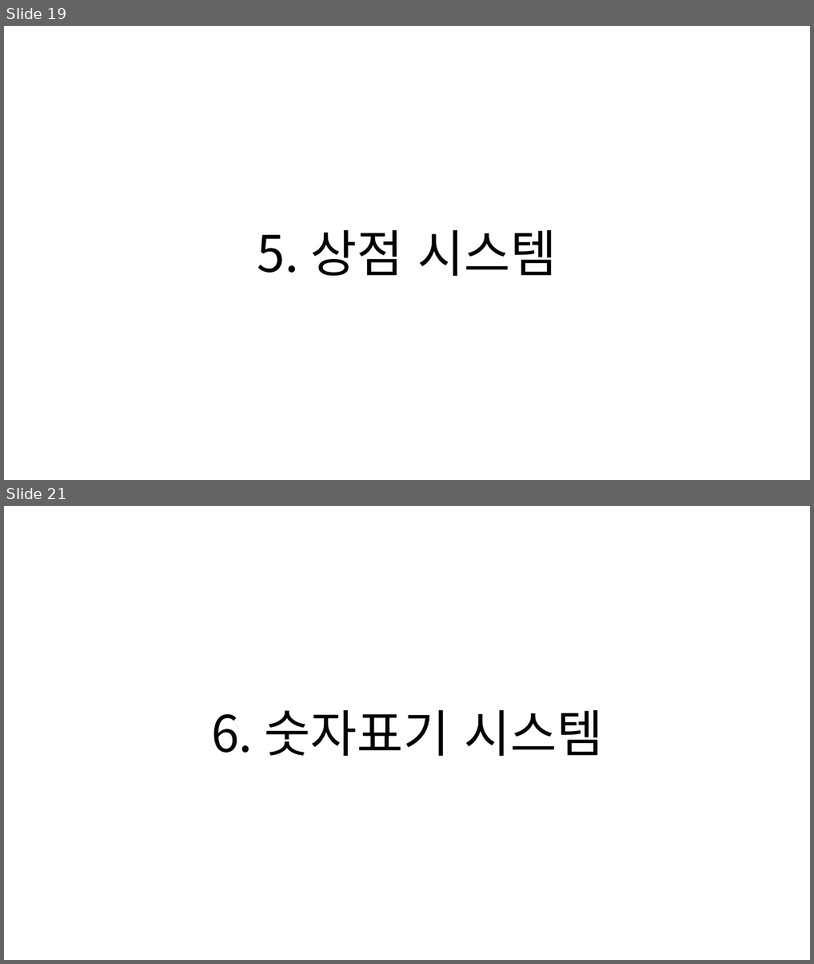
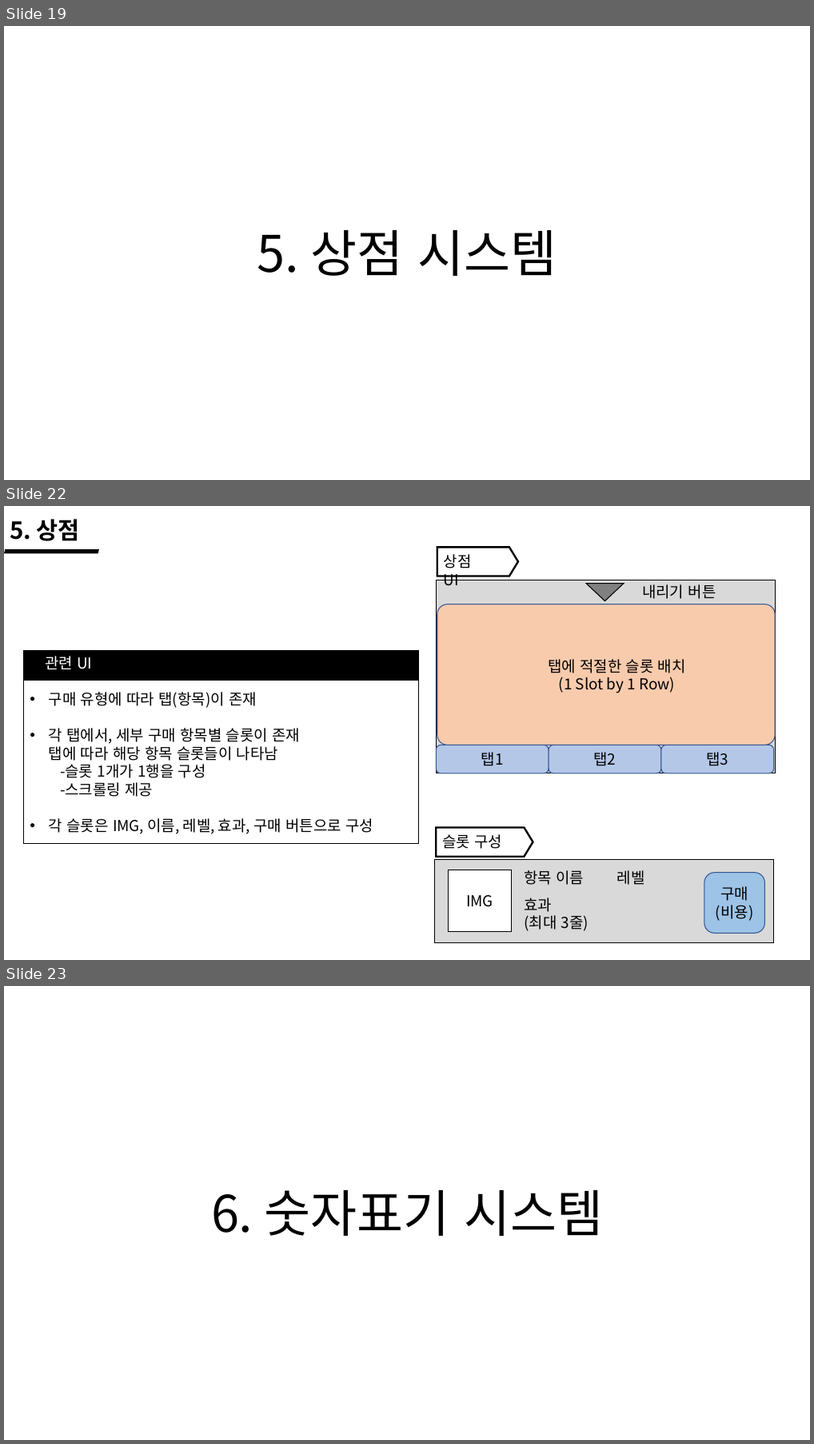
Before and after one commit to wlrud753/CarryCarrot, a slide deck: 기획서/당근키우기 시스템.pptx. Shown one above the other, each under a label of ours: slides 19 and 21 before the commit, slides 19, 22 and 23 after it; the slides between them are not shown. The pictures are 814x964 and 814x1444 pixels, drawn with LibreOffice and Linux fonts; fonts in the diff are those of the drawing. Boxes give left, top, right and bottom in pixels: in the first picture for what was removed or moved away, otherwise in the second. Text is boxed around its words. In the diff, an @@ line names an element or a change of style, - is before the commit and + after.

```diff
--- a/기획서/당근키우기 시스템.pptx
+++ b/기획서/당근키우기 시스템.pptx
@@ slide 22 added at (x1=4, y1=506, x2=810, y2=960), background #FFFFFF @@
@@ text added at (x1=10, y1=519, x2=80, y2=541), 28 pt, text #000000, bold @@
+5. 상점
@@ parallelogram added at (x1=4, y1=549, x2=99, y2=554), fill #000000 @@
@@ pentagon arrow added at (x1=438, y1=547, x2=519, y2=576), fill #FFFFFF, outline #000000 2.25 pt @@
@@ text added at (x1=444, y1=554, x2=472, y2=586), 18 pt, text #000000 @@
+상점 UI
@@ group added at (x1=437, y1=580, x2=776, y2=773): 4 rounded rectangles, 2 texts, 1 rectangle, 1 triangle @@
+탭1
+탭2
+탭3
+탭에 적절한 슬롯 배치
+(1 Slot by 1 Row)
+내리기 버튼
@@ rectangle added at (x1=24, y1=651, x2=419, y2=844), fill #000000, outline #000000 1 pt @@
@@ text added at (x1=45, y1=656, x2=92, y2=669), 18 pt, text #FFFFFF @@
+관련 UI
@@ rectangle added at (x1=24, y1=680, x2=419, y2=844), fill #FFFFFF, outline #000000 1 pt, 18 pt, text #000000 @@
+• 구매 유형에 따라 탭(항목)이 존재
+• 각 탭에서, 세부 구매 항목별 슬롯이 존재
+  탭에 따라 해당 항목 슬롯들이 나타남
+  -슬롯 1개가 1행을 구성
+  -스크롤링 제공
+• 각 슬롯은 IMG, 이름, 레벨, 효과, 구매 버튼으로 구성
@@ pentagon arrow added at (x1=437, y1=828, x2=534, y2=856), fill #FFFFFF, outline #000000 2.25 pt @@
@@ text added at (x1=442, y1=834, x2=502, y2=848), 18 pt, text #000000 @@
+슬롯 구성
@@ group added at (x1=435, y1=859, x2=774, y2=942): 3 texts, 2 rectangles, 1 rounded rectangle @@
+IMG
+항목 이름
+레벨
+효과
+(최대 3줄)
+구매
+(비용)
@@ what was slide 21 is now slide 23 @@
```
Also in this commit, not shown: 4 slides changed, 1 other slide added, 1 other file.
